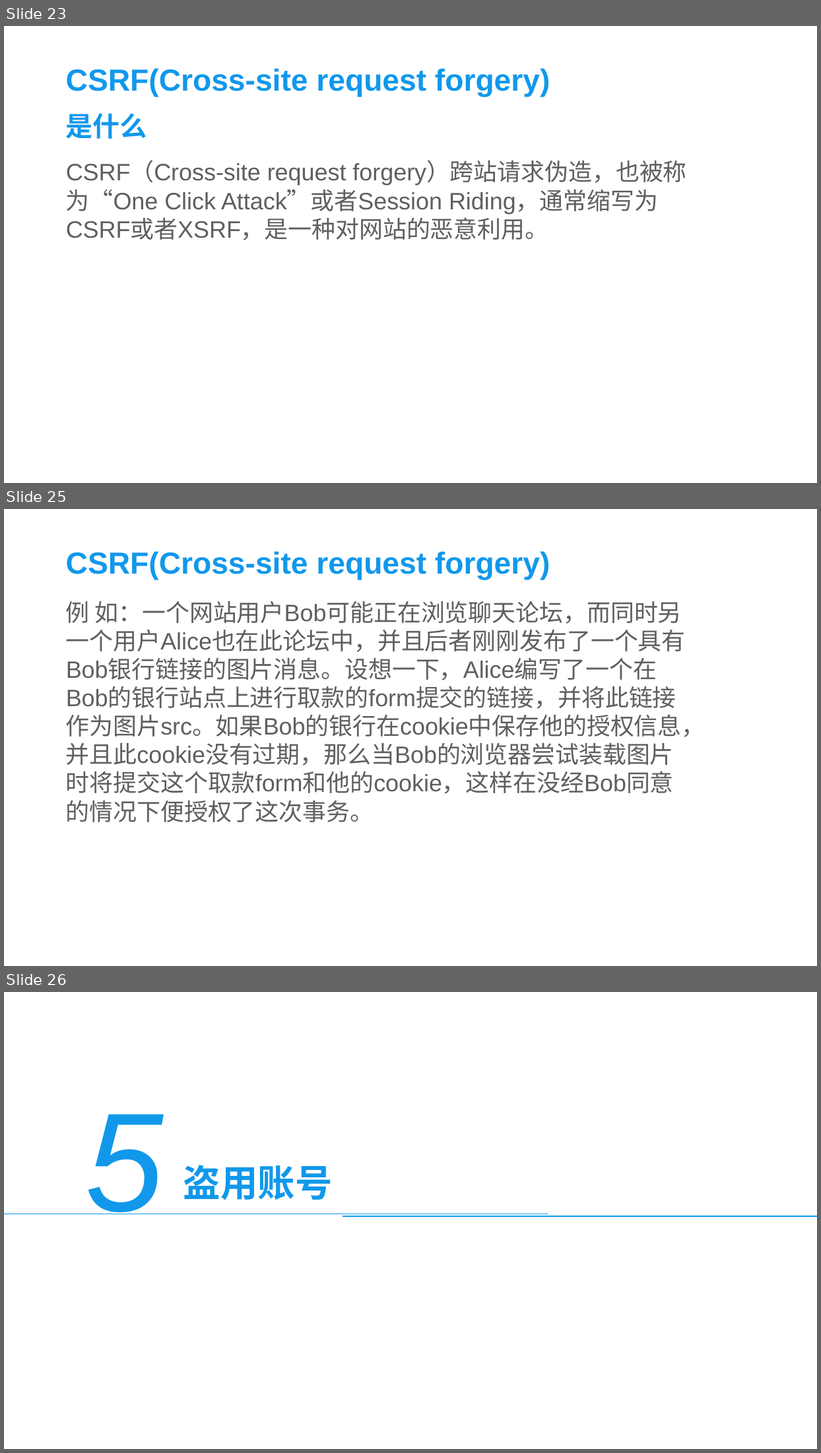
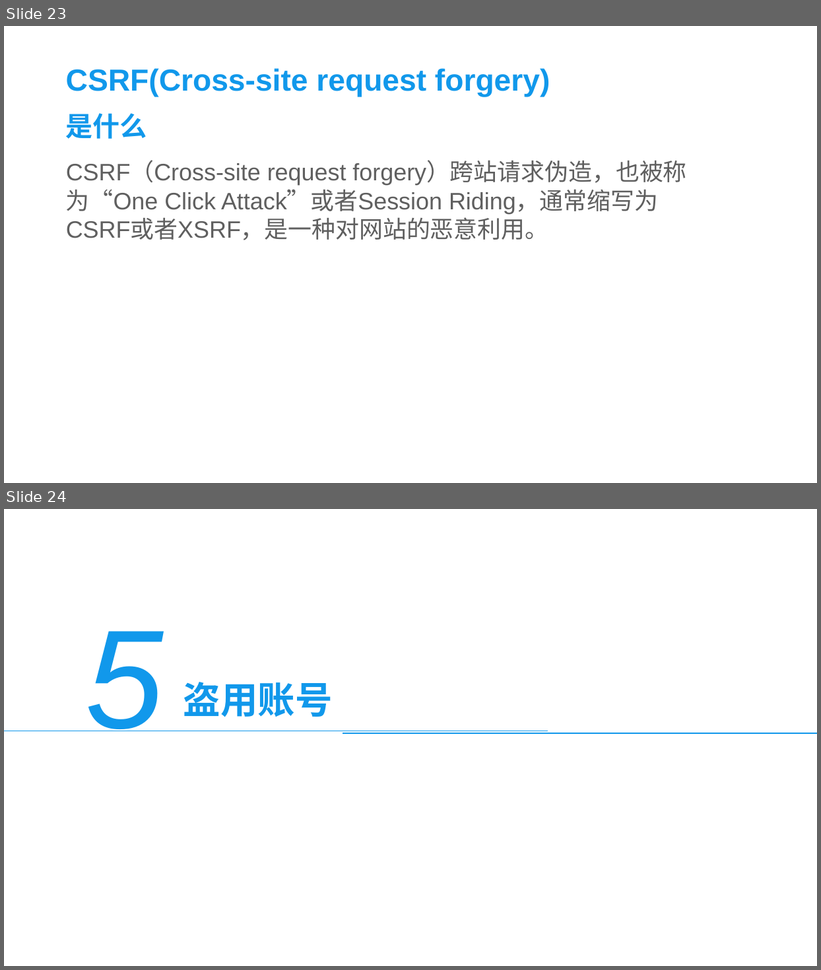
Before and after one commit to CUCCS/ns, a slide deck: 2016-2/TJY_CYX/FlippedClassroom/身份隐藏PPT.pptx. Shown one above the other, each under a label of ours: slides 23, 25 and 26 before the commit, slides 23 and 24 after it; the slides between them are not shown. The pictures are 821x1453 and 821x970 pixels, drawn with LibreOffice and Linux fonts; fonts in the diff are those of the drawing; background and template pictures are left out. Boxes give left, top, right and bottom in pixels: in the first picture for what was removed or moved away, otherwise in the second. Text is boxed around its words. In the diff, an @@ line names an element or a change of style, - is before the commit and + after.

```diff
--- a/2016-2/TJY_CYX/FlippedClassroom/身份隐藏PPT.pptx
+++ b/2016-2/TJY_CYX/FlippedClassroom/身份隐藏PPT.pptx
@@ slide 25 removed at (4,509,817,966), background picture (left out) @@
@@ text removed at (66,551,550,580) @@
-CSRF(Cross-site request forgery)
@@ text removed at (66,601,706,823) @@
-例 如：一个网站用户Bob可能正在浏览聊天论坛，而同时另一个用户Alice也在此论坛中，并且后者刚刚发布了一个具有Bob银行链接的图片消息。设想一下，Alice编写了一个在Bob的银行站点上进行取款的form提交的链接，并将此链接作为图片src。如果Bob的银行在cookie中保存他的授权信息，并且此cookie没有过期，那么当Bob的浏览器尝试装载图片时将提交这个取款form和他的cookie，这样在没经Bob同意的情况下便授权了这次事务。
@@ what was slide 26 is now slide 24 @@
```
Also in this commit, not shown: 2 slides changed, 1 other slide removed, 2 other files.
